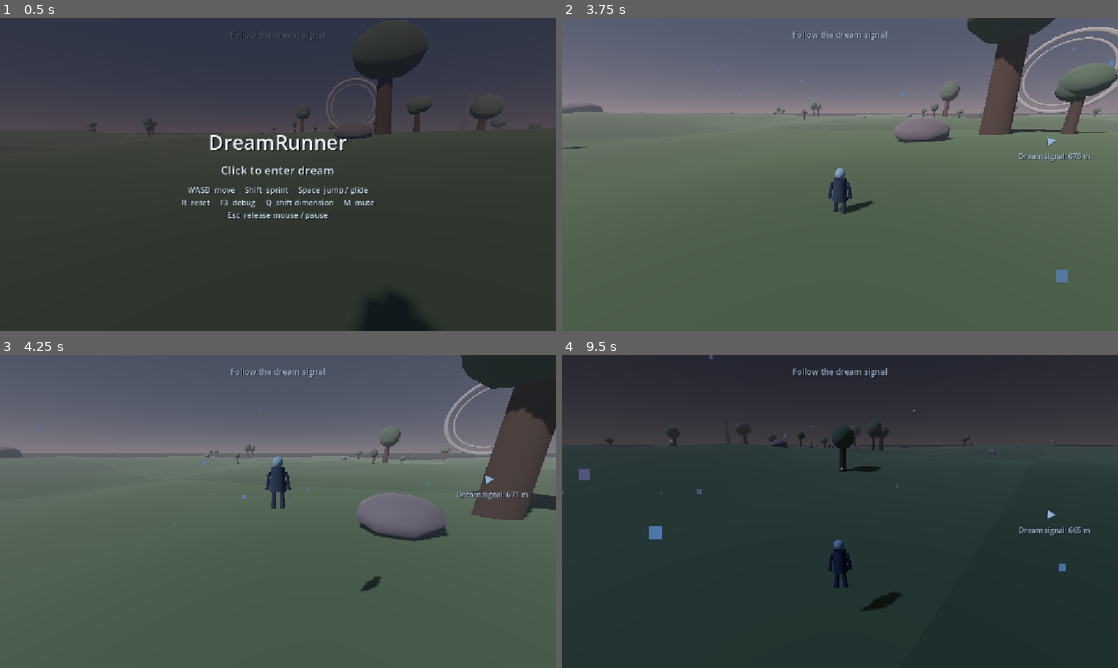
Above: before the commit, frames 1-4 (two rows, left to right).
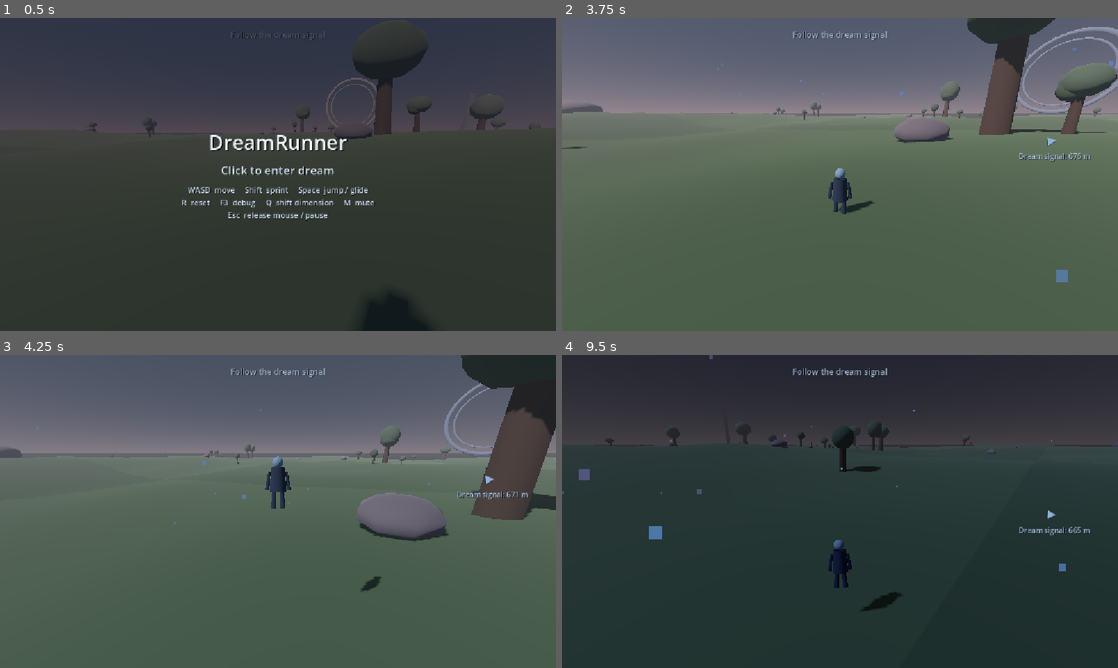
Above: after the commit, the same moments.

Repository: nimanimanima-rgb/DreamRunner
Game: Godot game, scene res://scenes/Game.tscn
Same seed, same stepped clock (60 frames per second), same inputs: the game is played once before the commit and once after it.
Inputs (mouse positions are in pixels of both pictures, inside the frame that each line leads up to):
- Up to frame 1 (0.5 s): no input
- Up to frame 2 (3.75 s): tap Enter at 0.5 s; move the mouse to (962, 158) at 0.52 s; hold D (move_right) 0.53-1.28 s; hold Q (shift_dimension) 0.53-1.28 s; click (962, 158) at 0.67 s; tap Space (jump) at 0.77, 1.52, 3.02 s; move the mouse to (812, 174) at 1.27 s; hold W (move_forward) from 1.28 s (still down); tap Shift (sprint) at 1.35 s; move the mouse to (851, 168) at 2.02 s; tap M at 2.1 s; move the mouse to (834, 180) at 2.77 s; tap Q (shift_dimension) at 2.85 s; click (834, 180) at 2.92 s; move the mouse to (878, 177) at 3.52 s; hold Shift (sprint) from 3.53 s (still down)
- Up to frame 3 (4.25 s): keep holding W (move_forward); keep holding Shift (sprint); tap Space (jump) at 3.77 s
- Up to frame 4 (9.5 s): move the mouse to (795, 508) at 4.27 s; release Shift (sprint) at 4.28 s; tap M at 4.35, 6.6, 8.85 s; tap Space (jump) at 4.52, 6.02, 6.77, 7.52, 9.02 s; move the mouse to (845, 511) at 5.02 s; hold Q (shift_dimension) 5.03-5.78 s; click (845, 511) at 5.17 s; move the mouse to (817, 505) at 5.77 s; release W (move_forward) at 5.78 s; hold D (move_right) 5.78-6.53 s; tap Shift (sprint) at 5.85 s; move the mouse to (867, 511) at 6.52 s; hold W (move_forward) 6.53-8.78 s; move the mouse to (812, 511) at 7.27 s; tap Q (shift_dimension) at 7.35 s; click (812, 511) at 7.42 s; move the mouse to (851, 505) at 8.02 s; hold Shift (sprint) 8.03-8.78 s; move the mouse to (834, 517) at 8.77 s; hold A (move_left) from 8.78 s (still down)

Frame 1 is identical in both runs. In frame 2, 0.5% of the frame differs, in the area x 81-100%, y 2-30%; in frame 3, 0.2%; in frame 4, less than 0.1%.

Commit message:
Add dimension-aware landmark visuals

Diff:
--- a/scripts/terrain_chunk_manager.gd
+++ b/scripts/terrain_chunk_manager.gd
@@ -97,6 +97,7 @@
 var trace_dead_material: StandardMaterial3D
 var trace_liminal_material: StandardMaterial3D
 var trace_liminal_light_material: StandardMaterial3D
+var landmark_dimension_materials: Dictionary = {}
 var foliage_materials: Array[StandardMaterial3D] = []
 var rock_materials: Array[StandardMaterial3D] = []
 var landmark_materials: Array[StandardMaterial3D] = []
@@ -128,6 +129,7 @@
 var animated_foliage: Array[Dictionary] = []
 var animated_landmarks: Array[Dictionary] = []
 var story_traces: Array[Node3D] = []
+var dimension_landmarks: Array[Dictionary] = []
 var current_dimension_id: StringName = &"pale_dawn"
 var animation_time: float = 0.0
 
@@ -197,6 +199,7 @@
 	trace_dead_material = create_trace_material(Color(0.25, 0.29, 0.31), Color(0.08, 0.12, 0.15), 0.08)
 	trace_liminal_material = create_trace_material(Color(0.075, 0.085, 0.12), Color(0.08, 0.12, 0.22), 0.2)
 	trace_liminal_light_material = create_trace_material(Color(0.2, 0.3, 0.48), Color(0.24, 0.42, 0.8), 0.5)
+	create_landmark_dimension_materials()
 	foliage_materials = [
 		foliage_material,
 		create_grass_material(foliage_color.lightened(0.08)),
@@ -327,6 +330,58 @@
 	return material
 
 
+func create_landmark_dimension_materials() -> void:
+	landmark_dimension_materials = {
+		&"pale_dawn": create_landmark_material_profile(
+			Color(0.3, 0.24, 0.19), Color(0.29, 0.38, 0.28),
+			Color(0.57, 0.55, 0.5), Color(0.28, 0.3, 0.31),
+			Color(0.63, 0.62, 0.57), Color(0.34, 0.32, 0.26), 0.14
+		),
+		&"cold_overcast": create_landmark_material_profile(
+			Color(0.17, 0.18, 0.19), Color(0.18, 0.22, 0.23),
+			Color(0.38, 0.42, 0.45), Color(0.12, 0.15, 0.18),
+			Color(0.42, 0.5, 0.58), Color(0.2, 0.34, 0.52), 0.25
+		),
+		&"golden_dissolve": create_landmark_material_profile(
+			Color(0.38, 0.28, 0.18), Color(0.42, 0.43, 0.25),
+			Color(0.65, 0.55, 0.4), Color(0.42, 0.34, 0.26),
+			Color(0.76, 0.58, 0.3), Color(0.72, 0.42, 0.16), 0.38
+		),
+		&"blue_liminal_night": create_landmark_material_profile(
+			Color(0.08, 0.1, 0.14), Color(0.08, 0.13, 0.16),
+			Color(0.25, 0.32, 0.45), Color(0.07, 0.09, 0.15),
+			Color(0.42, 0.62, 0.92), Color(0.3, 0.52, 1.0), 0.75
+		),
+		&"dust_haze_afternoon": create_landmark_material_profile(
+			Color(0.29, 0.24, 0.18), Color(0.33, 0.31, 0.23),
+			Color(0.48, 0.42, 0.34), Color(0.23, 0.21, 0.18),
+			Color(0.58, 0.48, 0.36), Color(0.34, 0.25, 0.16), 0.18
+		),
+	}
+
+
+func create_landmark_material_profile(
+	trunk_color: Color,
+	canopy_color: Color,
+	pillar_color: Color,
+	monolith_color: Color,
+	ring_color: Color,
+	ring_emission: Color,
+	ring_energy: float
+) -> Dictionary:
+	var ring_material := create_grass_material(ring_color)
+	ring_material.emission_enabled = true
+	ring_material.emission = ring_emission
+	ring_material.emission_energy_multiplier = ring_energy
+	return {
+		&"tree_trunk": create_grass_material(trunk_color),
+		&"tree_canopy": create_grass_material(canopy_color),
+		&"pillar": create_grass_material(pillar_color),
+		&"monolith": create_grass_material(monolith_color),
+		&"ring": ring_material,
+	}
+
+
 func sample_height(world_x: float, world_z: float) -> float:
 	# Every chunk samples the same world-space function. Shared border vertices
 	# therefore receive the same height instead of creating cracks.
@@ -608,6 +663,7 @@
 	for trace in story_traces:
 		if is_instance_valid(trace):
 			update_story_trace_visibility(trace)
+	update_dimension_landmarks()
 
 
 func update_story_trace_visibility(trace: Node3D) -> void:
@@ -663,6 +719,58 @@
 			mesh.material_override = main_material
 
 
+func register_dimension_landmark(
+	root: Node3D,
+	landmark_type: StringName,
+	meshes: Array
+) -> void:
+	dimension_landmarks.append({
+		"root": root,
+		"type": landmark_type,
+		"meshes": meshes,
+	})
+	apply_dimension_landmark_materials(dimension_landmarks.back())
+
+
+func update_dimension_landmarks() -> void:
+	for index in range(dimension_landmarks.size() - 1, -1, -1):
+		var entry: Dictionary = dimension_landmarks[index]
+		if not is_instance_valid(entry["root"]):
+			dimension_landmarks.remove_at(index)
+			continue
+		apply_dimension_landmark_materials(entry)
+
+
+func apply_dimension_landmark_materials(entry: Dictionary) -> void:
+	var profile: Dictionary = landmark_dimension_materials.get(
+		current_dimension_id,
+		landmark_dimension_materials[&"pale_dawn"]
+	)
+	var landmark_type: StringName = entry["type"]
+	var meshes: Array = entry["meshes"]
+	match landmark_type:
+		&"giant_tree":
+			for mesh_index in range(meshes.size()):
+				var role: StringName = &"tree_trunk" if mesh_index == 0 else &"tree_canopy"
+				(meshes[mesh_index] as MeshInstance3D).material_override = profile[role]
+		&"pillar":
+			for mesh in meshes:
+				(mesh as MeshInstance3D).material_override = profile[&"pillar"]
+		&"monolith":
+			for mesh in meshes:
+				(mesh as MeshInstance3D).material_override = profile[&"monolith"]
+		&"ring":
+			for mesh in meshes:
+				(mesh as MeshInstance3D).material_override = profile[&"ring"]
+
+
+func remove_dimension_landmarks_under(owner: Node) -> void:
+	for index in range(dimension_landmarks.size() - 1, -1, -1):
+		var root: Node = dimension_landmarks[index]["root"]
+		if not is_instance_valid(root) or root == owner or owner.is_ancestor_of(root):
+			dimension_landmarks.remove_at(index)
+
+
 func get_chunk_prop_seed(coordinate: Vector2i) -> int:
 	var mixed_seed := prop_seed
 	mixed_seed ^= coordinate.x * 73856093
@@ -716,6 +824,7 @@
 	for coordinate in far_landmark_proxies.keys():
 		if not needed_proxies.has(coordinate):
 			var proxy: Node3D = far_landmark_proxies[coordinate]
+			remove_dimension_landmarks_under(proxy)
 			far_landmark_proxies.erase(coordinate)
 			proxy.queue_free()
 
@@ -994,6 +1103,11 @@
 		random
 	))
 	chunk.add_child(giant_tree)
+	var tree_meshes: Array[MeshInstance3D] = [trunk]
+	for child in giant_tree.get_children():
+		if child is MeshInstance3D and child != trunk:
+			tree_meshes.append(child)
+	register_dimension_landmark(giant_tree, &"giant_tree", tree_meshes)
 	if add_collision:
 		animated_foliage.append({
 			"node": main_canopy,
@@ -1070,6 +1184,7 @@
 	pillar_crown.material_override = pale_stone_material
 	pillar.add_child(pillar_crown)
 	chunk.add_child(pillar)
+	register_dimension_landmark(pillar, &"pillar", [pillar, pillar_crown])
 
 	if add_collision:
 		var collision := CollisionShape3D.new()
@@ -1116,6 +1231,7 @@
 	broken_crown.material_override = rock_material
 	monolith.add_child(broken_crown)
 	chunk.add_child(monolith)
+	register_dimension_landmark(monolith, &"monolith", [monolith, broken_crown])
 
 	if add_collision:
 		var collision := CollisionShape3D.new()
@@ -1156,6 +1272,7 @@
 	inner_ring.material_override = faded_ring_material
 	ring.add_child(inner_ring)
 	chunk.add_child(ring)
+	register_dimension_landmark(ring, &"ring", [ring, inner_ring])
 
 
 func create_tree(
@@ -1481,6 +1598,7 @@
 	var chunk: StaticBody3D = active_chunks[coordinate]
 	remove_chunk_animation_entries(chunk)
 	remove_chunk_story_traces(chunk)
+	remove_dimension_landmarks_under(chunk)
 	active_prop_count -= chunk_prop_counts.get(coordinate, 0)
 	active_giant_landmark_count -= chunk_giant_counts.get(coordinate, 0)
 	chunk_prop_counts.erase(coordinate)
Not shown, changed: CURRENT_STATE.md
